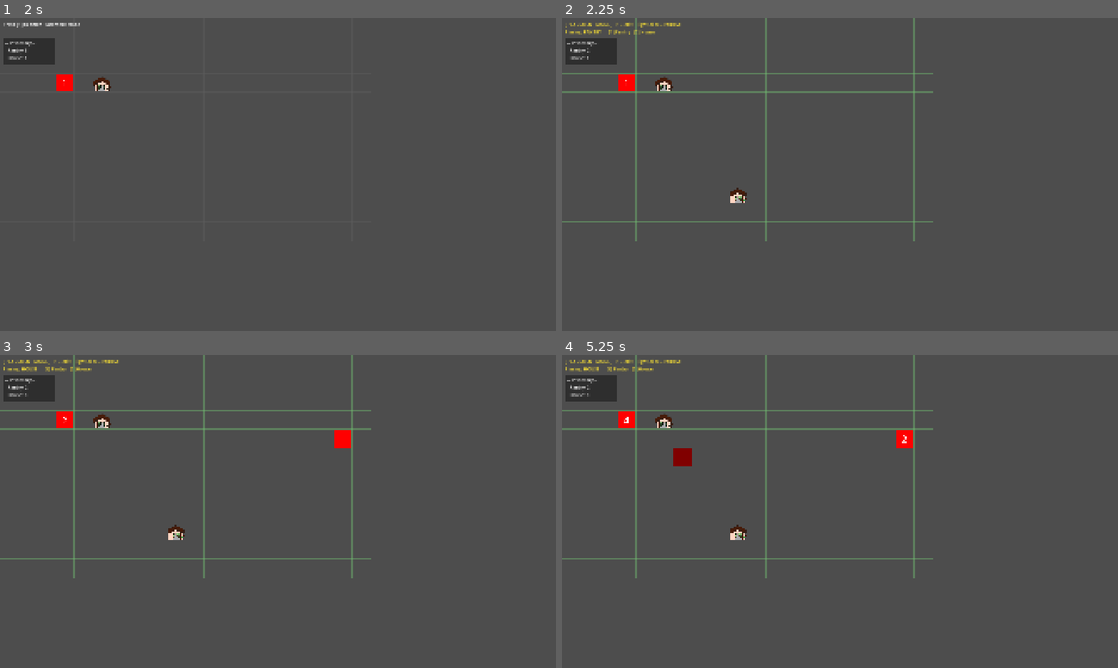
Above: before the commit, frames 1-4 (two rows, left to right).
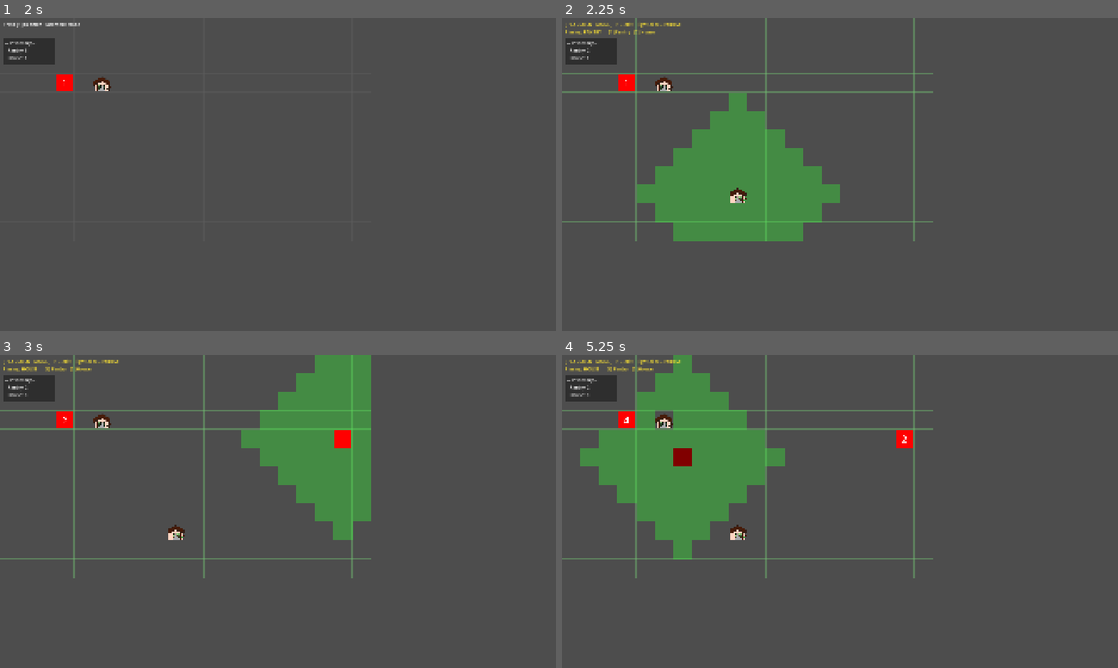
Above: after the commit, the same moments.

Repository: BigWing06/C3-Game-Jam-JARRN-Studios
Game: Godot game, scene res://scenes/Main Menu/MainMenu.tscn
Same seed, same stepped clock (60 frames per second), same inputs: the game is played once before the commit and once after it. The engine's default icon, where the game draws it, is replaced by a stand-in: a white triangle on a blue panel in a dark square. Sound files missing from this copy of the repository are replaced by a short silence.
Inputs (mouse positions are in pixels of both pictures, inside the frame that each line leads up to):
- Up to frame 1 (2 s): click "Start Game" at 0.5 s; tap P at 1.25, 1.35 s; move the mouse to (400, 158) at 1.27 s; click (400, 158) at 1.42 s; tap Space at 1.52 s
- Up to frame 2 (2.25 s): tap P at 2 s; move the mouse to (728, 190) at 2.02 s; tap 1 at 2.1 s; click (728, 190) at 2.17 s
- Up to frame 3 (3 s): tap Space at 2.27 s; tap Enter at 2.75 s; move the mouse to (333, 442) at 2.77 s; tap 2 at 2.85 s; click (333, 442) at 2.92 s
- Up to frame 4 (5.25 s): tap Space at 3.5, 3.77, 4.52, 5 s; move the mouse to (812, 574) at 3.52 s; tap P at 3.6, 4.25 s; click (812, 574) at 3.67 s; move the mouse to (1006, 558) at 4.27 s; tap 1 at 4.35 s; click (1006, 558) at 4.42 s; move the mouse to (673, 464) at 5.02 s; tap 2 at 5.1 s; click (673, 464) at 5.17 s

Frame 1 is identical in both runs. In frame 2, 10% of the frame differs, in the area x 13-50%, y 24-72%; in frame 3, 8.6%; in frame 4, 11%, in the area x 3-41%, y 0-66%.

Commit message:
find reachable now exists

Diff:
--- a/pantry-planners/scenes/PlacementTileMap/PlacementTileMap.gd
+++ b/pantry-planners/scenes/PlacementTileMap/PlacementTileMap.gd
@@ -192,17 +192,17 @@
 		_hovering_preview = scene_dict[_selected_item].instantiate()
 		_update_hover_position()
 		add_child(_hovering_preview)
-		if _hovering_preview.has_method("find_reachable"):
+
+
+	queue_redraw()
+
+func _update_hover_position():
+	_hovering_preview.position = map_to_local(_hovered_tile)
+	if _hovering_preview.has_method("find_reachable"):
 			_hovering_preview.find_reachable(self, _hovered_tile)
 			_highlighted_tiles.clear()
 			for pos: Vector2i in _hovering_preview.reachable_tiles.keys():
 				_highlighted_tiles[pos] = Color(0.2, 1.0, 0.2, 0.35)
-
-	queue_redraw()
-
-func _update_hover_position():
-	_hovering_preview.position = map_to_local(_hovered_tile)
-
 
 # MOSTLY UNUSED. only used when the selected item has no entry in scene_dict.
 func _draw_hover() -> void:
--- a/pantry-planners/scenes/pantry/pantry.gd
+++ b/pantry-planners/scenes/pantry/pantry.gd
@@ -16,8 +16,10 @@
 
 var food_amounts: Dictionary = {}
 
-# updated by find_reachable(), each entry is {Vector2i: Node}
-var reachable_tiles: Array[Dictionary] = []
+@export var max_range: int = 5
+
+# Updated by find_reachable() Vector2i : Node
+var reachable_tiles: Dictionary = {}
 
 func _ready():
 
@@ -49,12 +51,75 @@
 	set_food(type, get_food_amount(type) - 1)
 	food_changed.emit()
 
-# This function uses Djikstra's reachability algorithm to find reachable Nodes
-func _find_reachable(tilemap: Node, self_pos: Vector2i) -> void:
-	return
+# Dijkstra reachability search. Fills reachable_tiles with every tile within
+# max_range travel cost, mapping Vector2i -> the Node placed there (or null).
+# Occupied tiles block passage unless they carry a "travel_cost" custom-data
+# value on the TileSet (e.g. roads = 0, forests = 2). Occupied tiles that are
+# valid destinations (e.g. houses) are recorded but not expanded through.
+func find_reachable(tilemap: TileMapLayer, self_pos: Vector2i) -> void:
+	if tilemap.is_tile_blocked(self_pos):
+		return
+	reachable_tiles.clear()
+
+	var grid_data: Dictionary = tilemap.get_grid_data()
+	# dist[pos] = minimum travel cost to reach pos
+	var dist: Dictionary = { self_pos: 0 }
+	# Simple sorted-on-insert min-priority queue: entries are [cost, Vector2i]
+	var queue: Array = [[0, self_pos]]
+
+	while queue.size() > 0:
+		var entry: Array  = queue.pop_front()
+		var current_cost: int     = entry[0]
+		var current_pos:  Vector2i = entry[1]
+
+		# Skip stale queue entries
+		if current_cost > dist.get(current_pos, INF):
+			continue
+
+		# Record tile and any Node living on it
+		var node_here: Node = null
+		if grid_data.has(current_pos):
+			var scene = grid_data[current_pos].get("scene")
+			if is_instance_valid(scene):
+				node_here = scene
+		reachable_tiles[current_pos] = node_here
+
+		# Don't expand through occupied tiles — they are destinations, not corridors
+		if current_pos != self_pos and grid_data.has(current_pos):
+			continue
+
+		for neighbor: Vector2i in tilemap.get_surrounding_cells(current_pos):
+			if tilemap.is_tile_blocked(neighbor):
+				continue
+
+			var step_cost: int = _get_tile_travel_cost(tilemap, neighbor)
+			var new_cost:  int = current_cost + step_cost
+
+			if new_cost <= max_range and new_cost < dist.get(neighbor, INF):
+				dist[neighbor] = new_cost
+				# Sorted insertion to keep the queue ordered by cost
+				var inserted := false
+				for i in queue.size():
+					if queue[i][0] > new_cost:
+						queue.insert(i, [new_cost, neighbor])
+						inserted = true
+						break
+				if not inserted:
+					queue.append([new_cost, neighbor])
 
 
-
+# Returns the travel cost of stepping onto `pos` by reading the custom
+# data layer named "travel_cost". Currently not used yet but might be in the future.
+func _get_tile_travel_cost(tilemap: TileMapLayer, pos: Vector2i) -> int:
+	if tilemap.tile_set == null:
+		return 1
+	for i in tilemap.tile_set.get_custom_data_layers_count():
+		if tilemap.tile_set.get_custom_data_layer_name(i) == "travel_cost":
+			var tile_data := tilemap.get_cell_tile_data(pos)
+			if tile_data:
+				return int(tile_data.get_custom_data_by_layer_id(i))
+			break
+	return 1
 
 
 # This function is called by the effect timer and calls the check_food_need()
